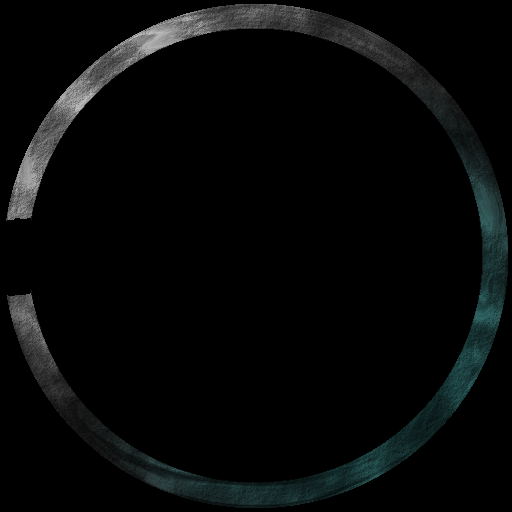
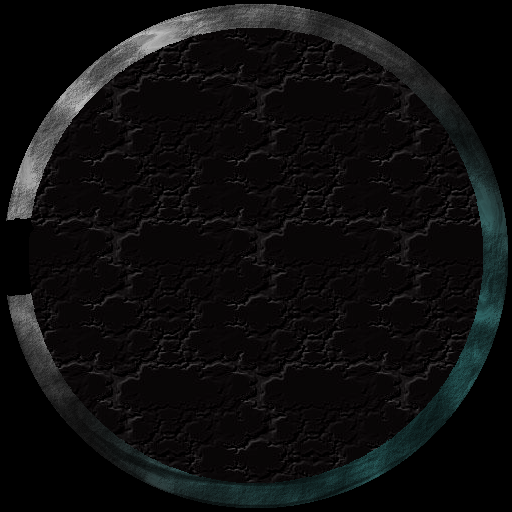
Revision of a layered 512×512 image; what changed, layer by layer:
removed layer "Inside-sphere" over [29, 28, 483, 483]
added layer "White-inside-sphere copy" above "White-inside-sphere" over [29, 28, 483, 483]
